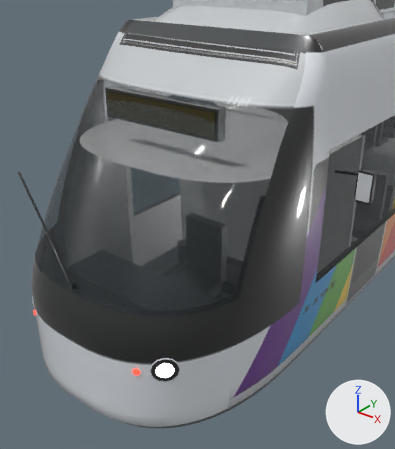
An edit to the glTF model tram_parts/extremites/avanto_paris/end_b_lod1.glb, drawn before and after from the same camera.
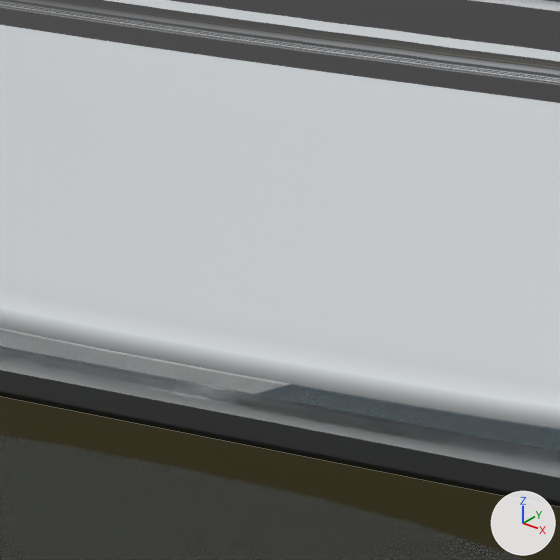
The first picture shows the older version from a camera (50 mm lens) standing at (3.34, -7.612, 4.097) and looking at (0.496, -4.058, 1.893). The close-ups show the older and then the newer version on the part from 34% to 53% of the width and 9% to 26% of the height of that picture. Only the edits that show in the close-ups are written down. Every picture has the same lights, and +X, +Y and +Z are marked at lower right. The close-ups show mesh edges as thin lines. Where no turn or scale is listed for an object, it has been applied to the vertices. Vertices at exactly the same position are counted once.

The first close-up shows 'em_dest_B', 'module_04'.
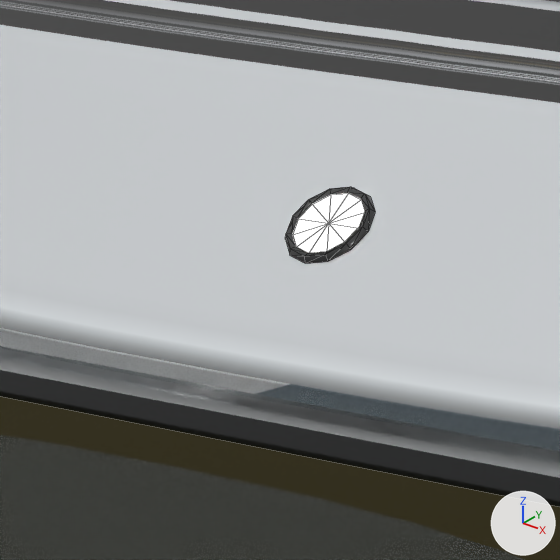
Pixel boxes (x1, y1, x2, y2) of what changed, in the close-ups (560 x 560 px):
```json
{"object": "em_head_B", "change": "reshaped", "after": [285, 187, 375, 263], "on screen": "not visible before"}
{"part": 1, "of": "me_em_head_b", "change": "added", "after": [293, 193, 364, 253]}
{"part": 2, "of": "me_em_head_b", "change": "added", "after": [285, 187, 375, 263]}
```

Scene script edits in JSON lines:
```json
{"block": "me_em_head_b", "where": "# used by ob_em_head_b; location = (0.0, -5.26, 0.9)"}
{"op": "remove", "block": "me_em_head_b", "code": "me_em_head_b.from_pydata(...)  # 122 vertices, 168 faces; spans x -0.94..0.94, y 0.23..0.34, z 0.02..0.18"}
{"op": "add", "block": "me_em_head_b", "code": "me_em_head_b.from_pydata(...)  # 171 vertices, 228 faces; spans x -0.94..0.94, y 0.23..1.59, z 0.02..2.29"}
{"block": "me_em_head_b", "change": "me_em_head_b part 1: the loose piece of 13 vertices spanning x -0.94..-0.83, y 0.23..0.34, z 0.02..0.18 is copied, and the copy is multiplied about its middle by the matrix ((0.441, -0.443, 0.0), (-0.275, -0.273, -0.491), (0.348, 0.346, -0.387)), then moved by (0.88, 1.25, 2.15); it spans x -0.05..0.05, y 1.5..1.57, z 2.22..2.29"}
{"block": "me_em_head_b", "change": "me_em_head_b part 2: a new loose piece of 36 vertices spanning x -0.06..0.06, y 1.49..1.59, z 2.21..2.29, in mat_livery_avanto_paris__part_04 (picture img_end_b_2k_png)"}
{"op": "add", "block": "me_em_head_b", "code": "me_em_head_b.materials.append(mat_livery_avanto_paris__part_04)  # picture img_end_b_2k_png"}
```
